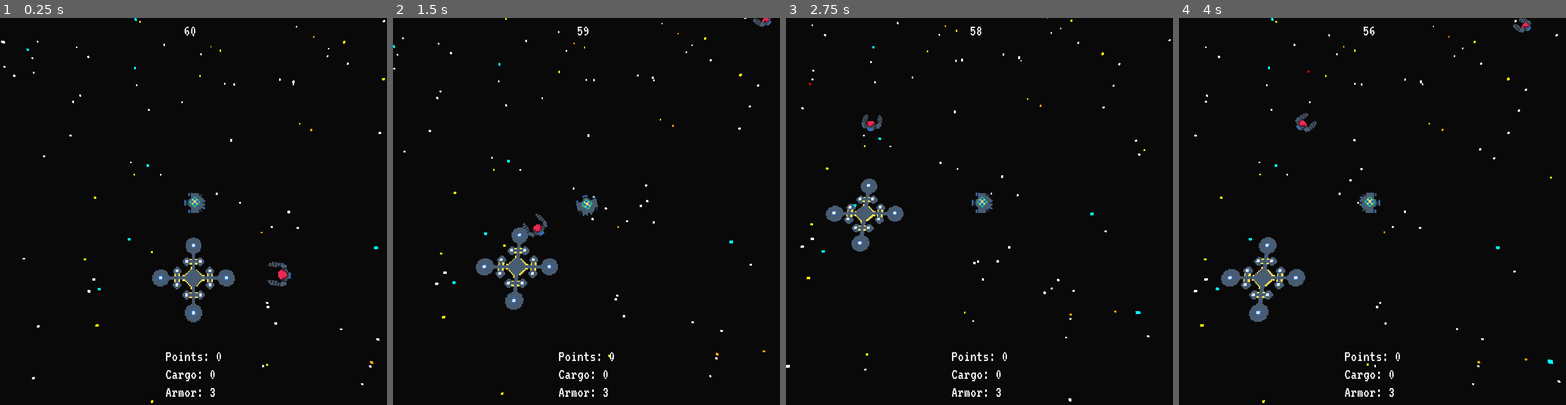
Above: before the commit, frames 1-4 (left to right).
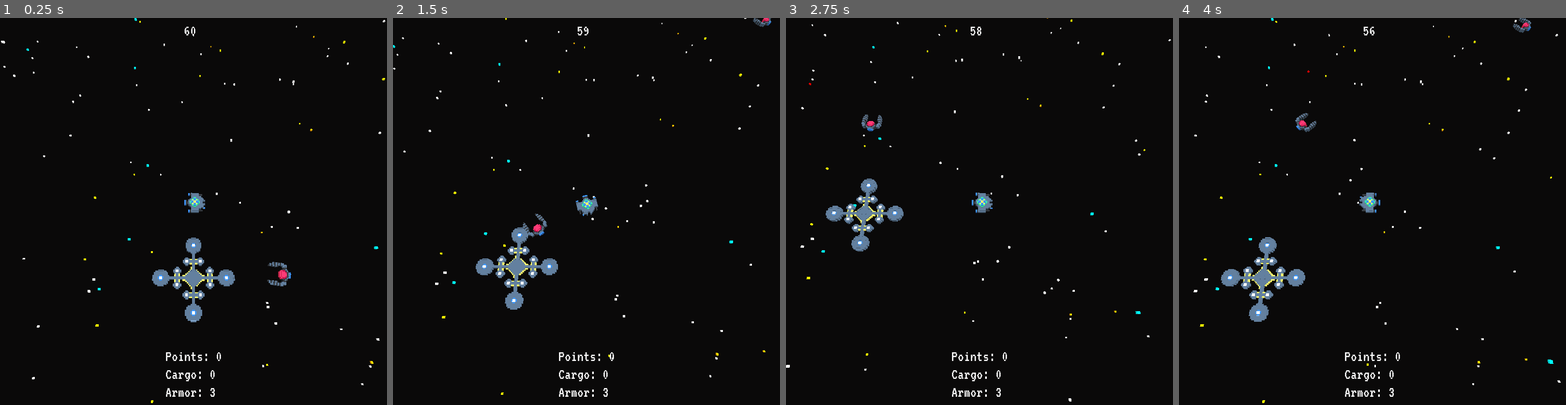
Above: after the commit, the same moments.

Repository: the-g-force/2022-January
Game: Godot game, scene res://World/World.tscn
Two runs of this game, one before a commit and one after it. Both use one fixed random seed, a clock stepped at 60 frames per second and the inputs below.
Inputs (mouse positions are in pixels of both pictures, inside the frame that each line leads up to):
- Up to frame 1 (0.25 s): no input
- Up to frame 2 (1.5 s): move the mouse to (671, 192) at 0.52 s; hold D (move_right) 0.53-1.28 s; tap Space (fire) at 0.6, 1.35 s; click (671, 192) at 0.67 s; move the mouse to (509, 230) at 1.27 s; hold S (move_down) from 1.28 s (still down)
- Up to frame 3 (2.75 s): move the mouse to (1018, 126) at 2.02 s; release S (move_down) at 2.03 s; hold D (move_right) from 2.03 s (still down); tap Space (fire) at 2.1 s
- Up to frame 4 (4 s): move the mouse to (1353, 288) at 2.77 s; release D (move_right) at 2.78 s; hold W (move_up) 2.78-3.53 s; tap Space (fire) at 2.85, 3.6 s; click (1353, 288) at 2.92 s; move the mouse to (1488, 269) at 3.52 s; hold A (move_left) from 3.53 s (still down)

The runs differ from the first frame. In frame 1, 1.5% of the frame differs, in the area x 0-100%, y 0-95%; in frame 2, 1.6%; in frame 3, 1.4%; in frame 4, 1.7%, in the area x 3-99%, y 0-95%.

Commit message:
Add directional light and modify environmental light

Diff:
--- a/project/World/World.tscn
+++ b/project/World/World.tscn
@@ -13,6 +13,7 @@
 background_mode = 1
 background_color = Color( 0.0392157, 0.0352941, 0.0352941, 1 )
 ambient_light_color = Color( 1, 1, 1, 1 )
+ambient_light_energy = 0.8
 
 [sub_resource type="CubeMesh" id=2]
 size = Vector3( 2, 2, 1000 )
@@ -151,4 +152,8 @@
 transform = Transform( 1, 0, 0, 0, 1, 0, 0, 0, 1, -250, 0, -250 )
 player = NodePath("../../Player")
 
+[node name="DirectionalLight" type="DirectionalLight" parent="."]
+transform = Transform( 0.901931, 0.0599494, 0.4277, -0.219988, -0.788444, 0.574423, 0.371654, -0.612179, -0.697933, 0, 51.6, 0 )
+shadow_enabled = true
+
 [connection signal="body_entered" from="Station" to="." method="_on_Planet_body_entered"]
